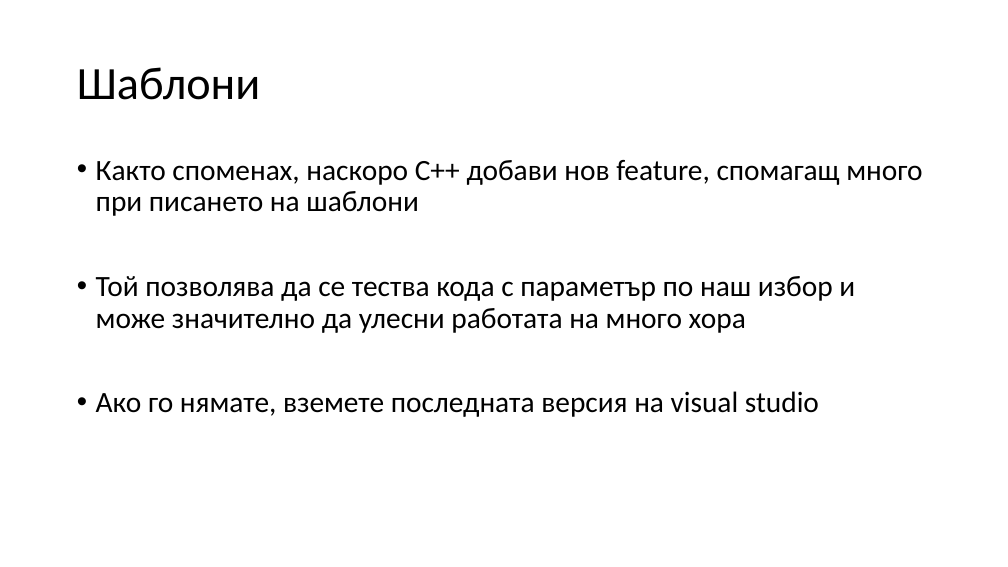
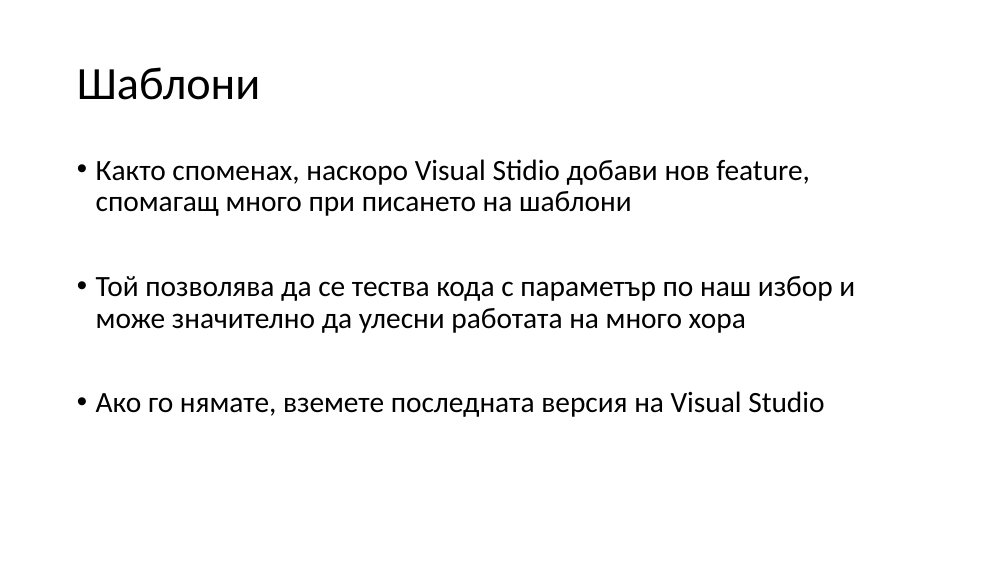
Before and after one commit to Mapmo/Uni-CPP, a slide deck: slide 69 of Object-Oriented Programming/Consultation 2/Consultation2.pptx (slide 70 before the commit). Drawn at 1008x567 pixels with LibreOffice and Linux fonts; fonts in the diff are those of the drawing. Boxes give left, top, right and bottom in pixels: in the first picture for what was removed or moved away, otherwise in the second. Text is boxed around its words. In the diff, an @@ line names an element or a change of style, - is before the commit and + after.

```diff
--- a/Object-Oriented Programming/Consultation 2/Consultation2.pptx
+++ b/Object-Oriented Programming/Consultation 2/Consultation2.pptx
@@ text at box(96, 159, 810, 216): text changed @@
-• Както споменах, наскоро С++ добави нов feature, спомагащ много при писането на шаблони
+• Както споменах, наскоро Visual Stidio добави нов feature, спомагащ много при писането на шаблони
@@ text at box(96, 391, 824, 417): text changed @@
-• Ако го нямате, вземете последната версия на visual studio
+• Ако го нямате, вземете последната версия на Visual Studio
```
Also in this commit, not shown: 11 other slides changed, 1 slide removed, 2 other files.
